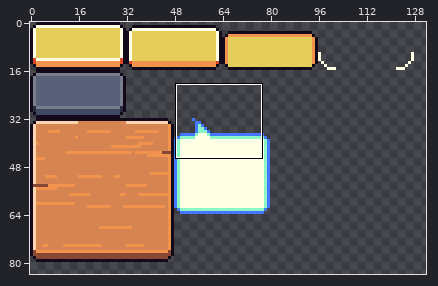
A pixel-art file gets an edit: assets/ui-spritesheet.aseprite. The first picture is a wide view before the edit; the outline marks the close-up.
Close-up. Before:
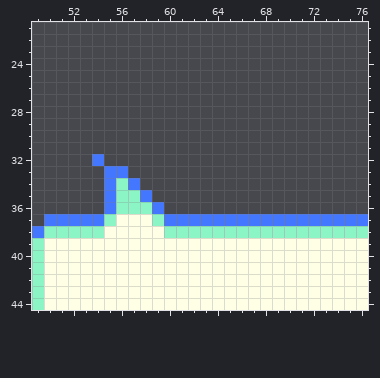
270x180 pixels, 1 frame. Shown: x 49..76, y 21..44. The wide view leaves out empty margins.
The same view after the edit:
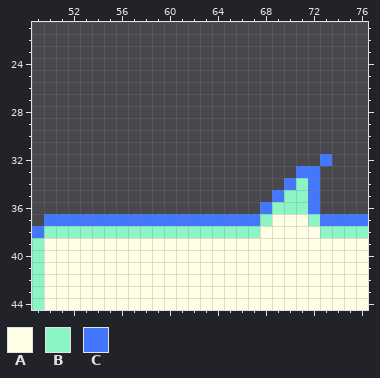
Palette (. is transparent): A #feffe5  B #8bf5c6  C #4477ff
Changes in this commit:
Layer "Speech":
y 32: x 54 C -> .; x 73 . -> C
y 33: x 55..56 CC -> ..; x 71..72 .. -> CC
y 34: x 55..57 CBC -> ...; x 70..72 ... -> CBC
y 35: x 55..58 CBBC -> ....; x 69..72 .... -> CBBC
y 36: x 55..59 CBBBC -> .....; x 68..72 ..... -> CBBBC
y 37: x 55..59 BAAAB -> CCCCC; x 68..72 CCCCC -> BAAAB
y 38: x 55..59 AAAAA -> BBBBB; x 68..72 BBBBB -> AAAAA
Pixel boxes of the changes (left, top, right, bottom) in both close-ups:
changed: (92, 154, 164, 238)
changed: (260, 154, 332, 238)
